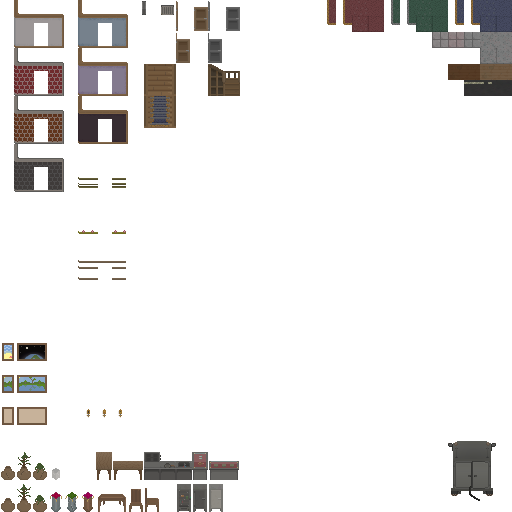
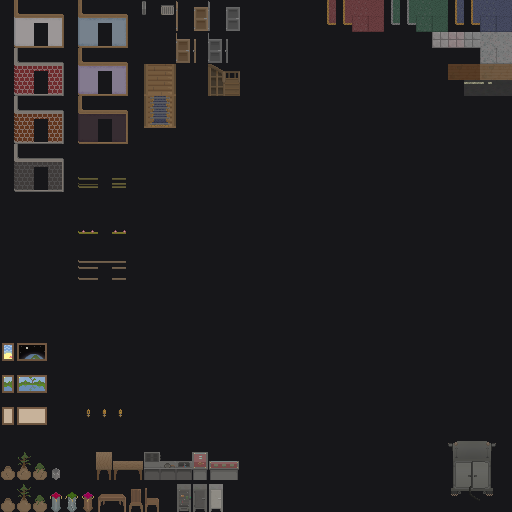
Before/after of a 512x512 layered artwork. What changed in the layer stack:
renamed "Layer 242" to "Hue/Saturation 1", painted on it over [176, 1, 240, 63]
removed layer "Layer 211" from group "Doors" over [176, 1, 208, 63]
showed "Layer 0" over [0, 0, 512, 512]
